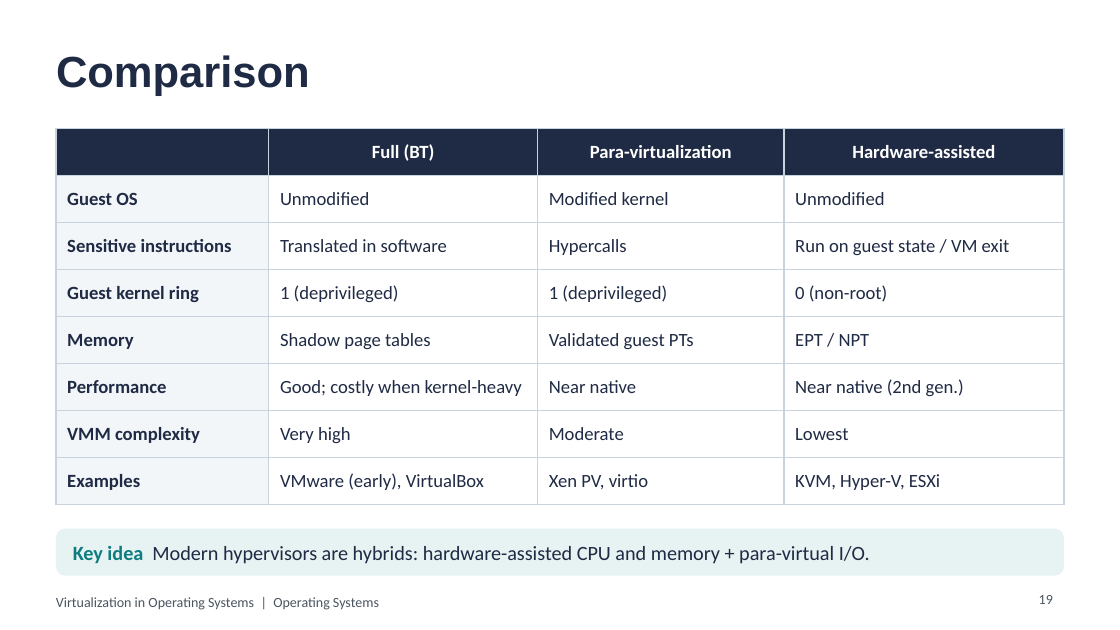
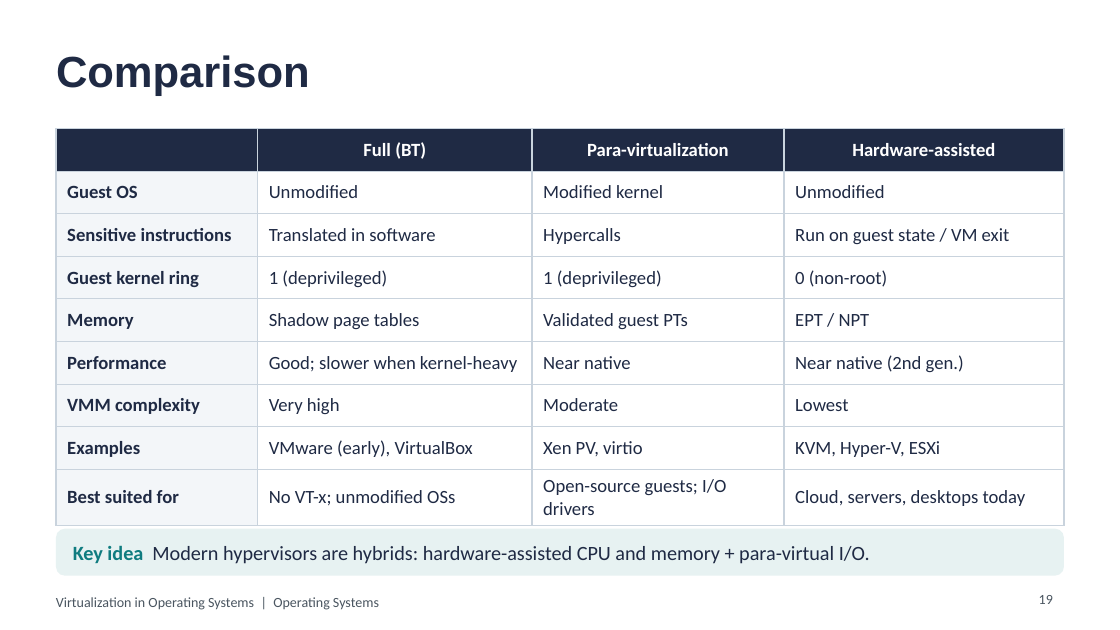
Before and after one commit to aliyassine22/OS-Virtualization, a slide deck: slide 19 of presentation/powerpoint/Virtualization_in_OS.pptx. Drawn at 1120x630 pixels with LibreOffice and Linux fonts; fonts in the diff are those of the drawing. Boxes give left, top, right and bottom in pixels: in the first picture for what was removed or moved away, otherwise in the second. Text is boxed around its words. In the diff, an @@ line names an element or a change of style, - is before the commit and + after.

```diff
--- a/presentation/powerpoint/Virtualization_in_OS.pptx
+++ b/presentation/powerpoint/Virtualization_in_OS.pptx
@@ table at (56, 129, 1064, 519) @@
-row 6, column 2: Good; costly when kernel-heavy
+row 6, column 2: Good; slower when kernel-heavy
+row 9: Best suited for | No VT-x; unmodified OSs | Open-source guests; I/O drivers | Cloud, servers, desktops today
```
Also in this commit, not shown: 14 other slides changed, 26 other files.
